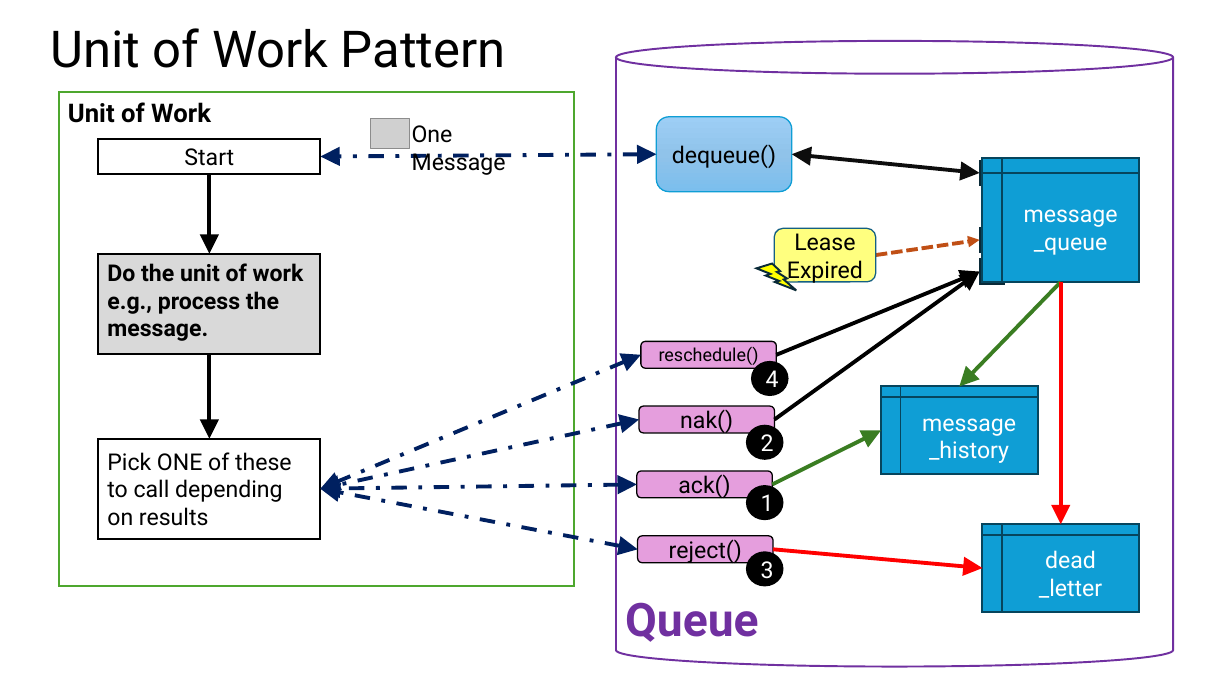
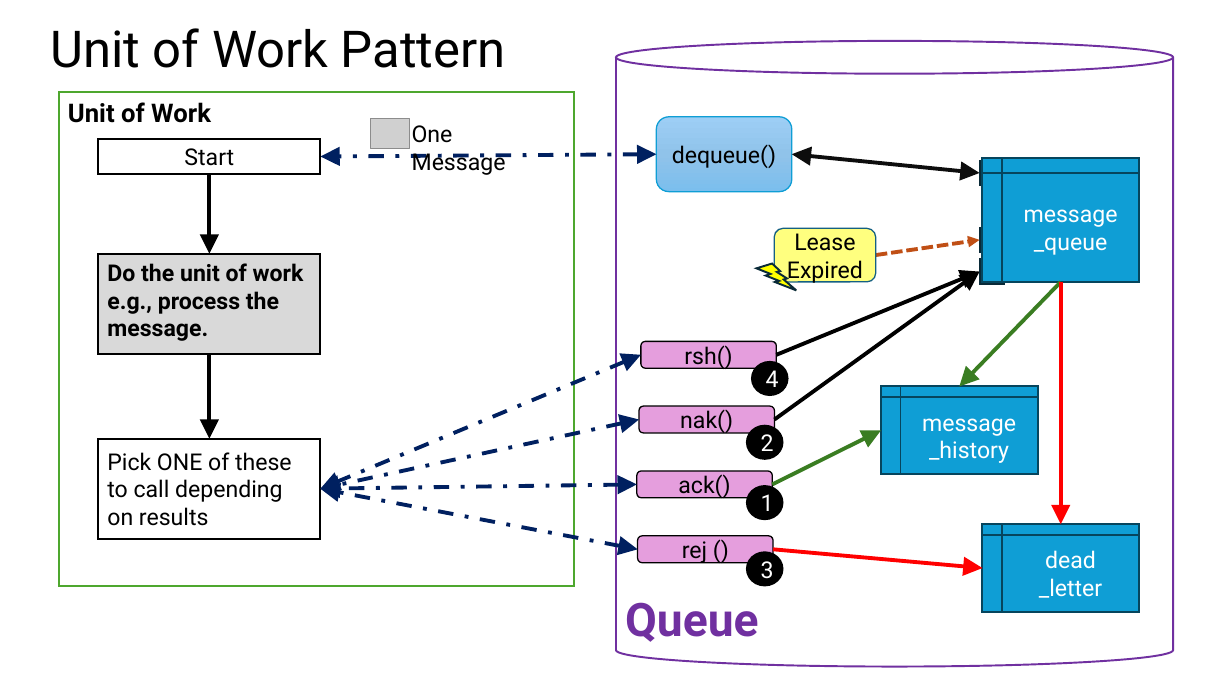
Before and after one commit to BlitzkriegSoftware/postgres-enterprise-queue, a slide deck: slide 2 of doc/MESSAGE_LIFECYCLE.pptx. Drawn at 1232x693 pixels with LibreOffice and Linux fonts; fonts in the diff are those of the drawing; grey boxes stand for pictures. Boxes give left, top, right and bottom in pixels: in the first picture for what was removed or moved away, otherwise in the second. Text is boxed around its words. In the diff, an @@ line names an element or a change of style, - is before the commit and + after.

```diff
--- a/doc/MESSAGE_LIFECYCLE.pptx
+++ b/doc/MESSAGE_LIFECYCLE.pptx
@@ text in rounded rectangle at (x1=684, y1=345, x2=732, y2=369): text changed; size 14 to 18 pt @@
-reschedule()
+rsh()
@@ text in rounded rectangle at (x1=682, y1=541, x2=707, y2=563): text changed @@
-reject()
+rej ()
```
Also in this commit, not shown: 1 other file.
